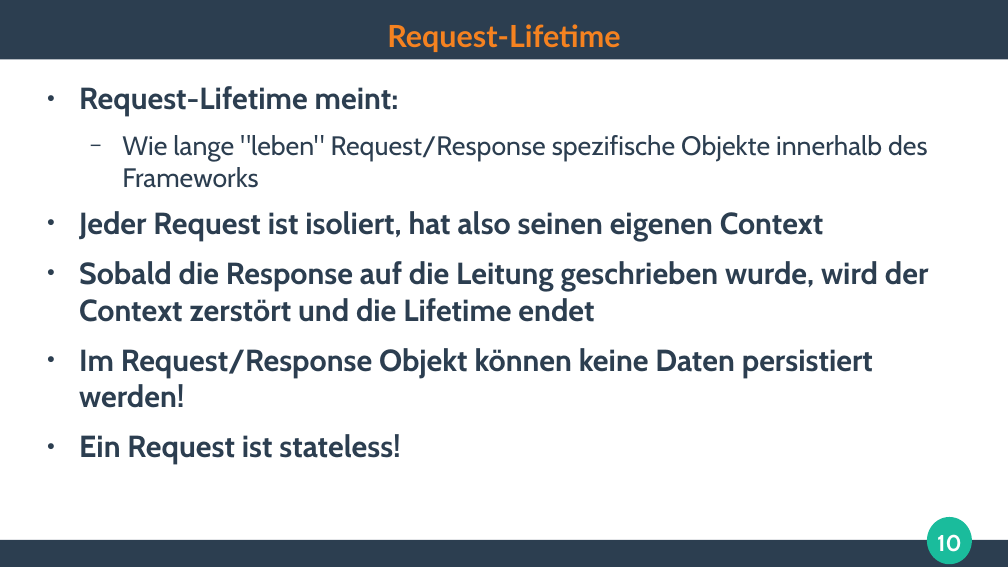
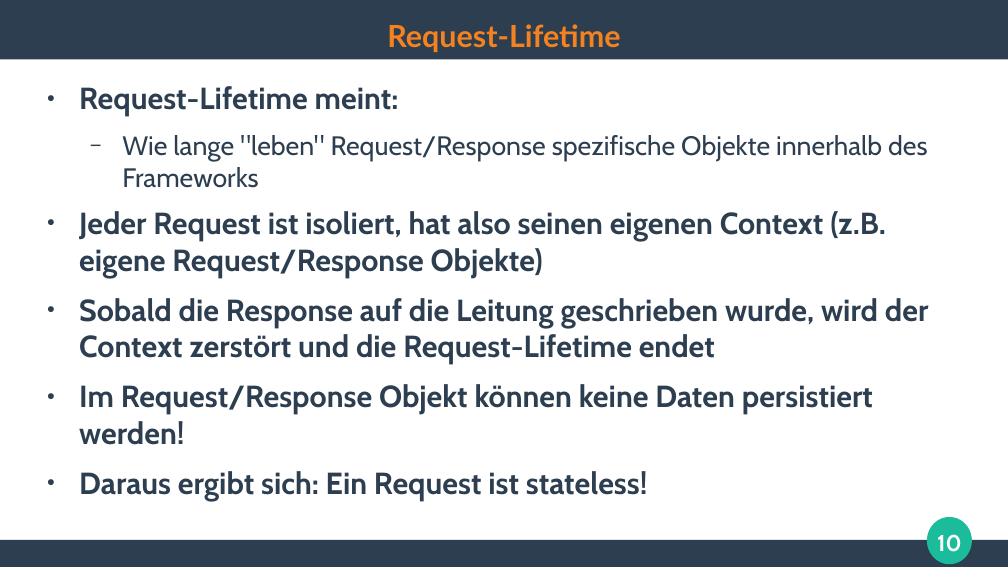
Before and after one commit to ghandmann/HS-AlbSig-WebAnwendungen2, a slide deck: slide 10 of Kapitel/03_WebFrameworks_1x1.odp. Drawn at 1008x567 pixels with LibreOffice and Linux fonts; fonts in the diff are those of the drawing. Boxes give left, top, right and bottom in pixels: in the first picture for what was removed or moved away, otherwise in the second. Text is boxed around its words. In the diff, an @@ line names an element or a change of style, - is before the commit and + after.

```diff
--- a/Kapitel/03_WebFrameworks_1x1.odp
+++ b/Kapitel/03_WebFrameworks_1x1.odp
@@ text at (79,211,929,364): text changed @@
-● Jeder Request ist isoliert, hat also seinen eigenen Context
-● Sobald die Response auf die Leitung geschrieben wurde, wird der Context zerstört und die Lifetime endet
+● Jeder Request ist isoliert, hat also seinen eigenen Context (z.B. eigene Request/Response Objekte)
+● Sobald die Response auf die Leitung geschrieben wurde, wird der Context zerstört und die Request-Lifetime endet
@@ text at (79,471,647,501): text changed @@
-● Ein Request ist stateless!
+● Daraus ergibt sich: Ein Request ist stateless!
```
Also in this commit, not shown: 3 other slides changed, 1 slide removed, 1 other file.
